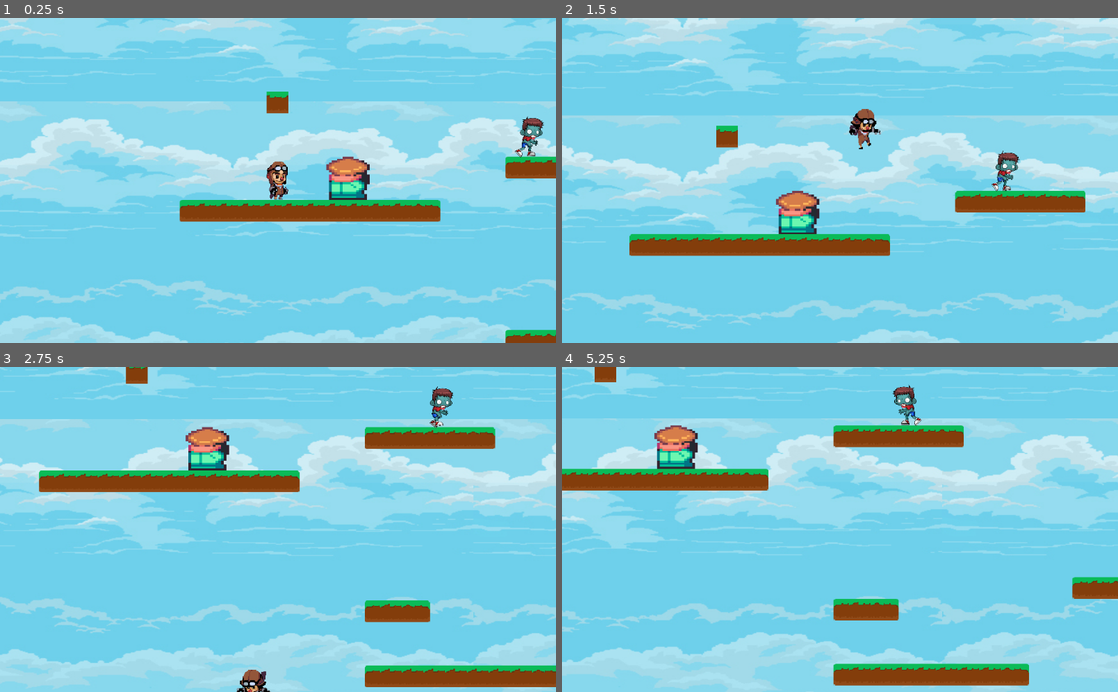
Above: before the commit, frames 1-4 (two rows, left to right).
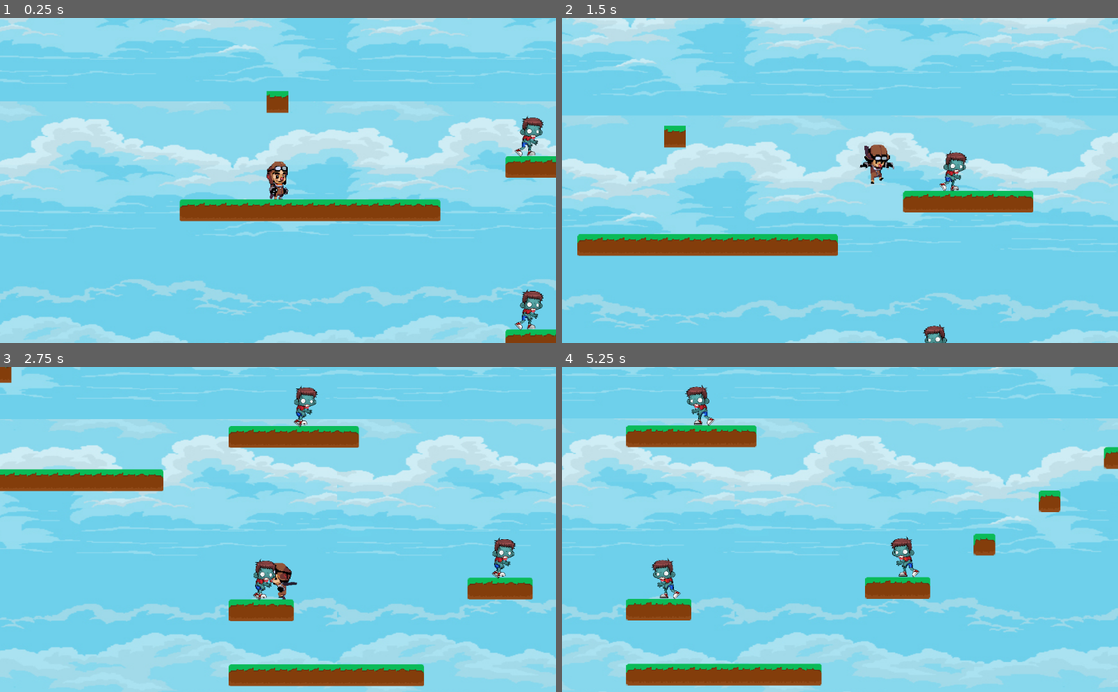
Above: after the commit, the same moments.

Repository: NonADev/AviadorMario
Game: Godot game, scene res://scenes/Levels/AggressiveWorld.tscn
Two runs of this game, one before a commit and one after it. Both use one fixed random seed, a clock stepped at 60 frames per second and the inputs below.
Inputs:
- Up to frame 1 (0.25 s): no input
- Up to frame 2 (1.5 s): hold Right (ui_right) from 0.53 s (still down); tap Up (ui_up) at 0.6, 0.77, 1.07, 1.35 s
- Up to frame 3 (2.75 s): tap Up (ui_up) at 1.52, 1.82, 2.1 s; release Right (ui_right) at 2.03 s; hold Left (ui_left) from 2.03 s (still down)
- Up to frame 4 (5.25 s): release Left (ui_left) at 2.78 s; hold Right (ui_right) 2.78-4.28 s; tap Up (ui_up) at 2.85, 3.02, 3.32, 3.6, 3.77, 4.07, 4.35, 4.52, 4.82, 5.1 s; hold Left (ui_left) 4.28-5.03 s; hold Right (ui_right) from 5.03 s (still down)

The runs differ from the first frame. In frame 1, 2.0% of the frame differs, in the area x 32-100%, y 22-99%; in frame 2, 34%; in frame 3, 41%, in the area x 0-100%, y 0-100%; in frame 4, 39%.

Commit message:
adicionado damage no zombie

Diff:
--- a/scenes/GeneralScenes/Monster.tscn
+++ b/scenes/GeneralScenes/Monster.tscn
@@ -45,6 +45,7 @@
 height = 34.178
 
 [node name="Monster" type="StaticBody2D"]
+collision_layer = 4
 script = ExtResource( 11 )
 __meta__ = {
 "_edit_group_": true
--- a/scenes/GeneralScenes/Player.tscn
+++ b/scenes/GeneralScenes/Player.tscn
@@ -15,11 +15,6 @@
 
 [sub_resource type="SpriteFrames" id=1]
 animations = [ {
-"frames": [ ExtResource( 11 ), ExtResource( 8 ), ExtResource( 6 ), ExtResource( 1 ), ExtResource( 9 ), ExtResource( 5 ) ],
-"loop": true,
-"name": "Run",
-"speed": 10.0
-}, {
 "frames": [ ExtResource( 7 ) ],
 "loop": true,
 "name": "Idle",
@@ -28,11 +23,19 @@
 "frames": [ ExtResource( 10 ), ExtResource( 4 ), ExtResource( 12 ), ExtResource( 3 ) ],
 "loop": false,
 "name": "Jump",
-"speed": 3.0
+"speed": 4.0
+}, {
+"frames": [ ExtResource( 11 ), ExtResource( 8 ), ExtResource( 6 ), ExtResource( 1 ), ExtResource( 9 ), ExtResource( 5 ) ],
+"loop": true,
+"name": "Run",
+"speed": 10.0
 } ]
 
 [sub_resource type="RectangleShape2D" id=2]
 extents = Vector2( 14.5472, 29 )
+
+[sub_resource type="RectangleShape2D" id=3]
+extents = Vector2( 6.87766, 1.72766 )
 
 [node name="Player" type="KinematicBody2D"]
 position = Vector2( 448, 256.14 )
@@ -47,9 +50,18 @@
 animation = "Idle"
 offset = Vector2( 16, 16 )
 
+[node name="CollisionPolygon2D2" type="CollisionPolygon2D" parent="."]
+position = Vector2( -0.135406, 16.1403 )
+polygon = PoolVector2Array( 22.5971, -7.78711, 31.4404, 4.56015, 23.4314, 47.9424, 10.9173, 47.9424, 2.07391, 5.56131, 11.7516, -7.95398 )
+
 [node name="CollisionShape" type="CollisionShape2D" parent="."]
+visible = false
 position = Vector2( 15.8646, 35.9286 )
 shape = SubResource( 2 )
+disabled = true
+__meta__ = {
+"_editor_description_": "DESATIVADO JA QUE COLOQUEI O CollisionPolygon2D"
+}
 
 [node name="Camera" type="Camera2D" parent="."]
 position = Vector2( 16.8548, 35.9188 )
@@ -63,5 +75,13 @@
 smoothing_enabled = true
 
 [node name="Pes" type="Area2D" parent="."]
+position = Vector2( 17.0141, 62.8459 )
+collision_layer = 4
+collision_mask = 4
+__meta__ = {
+"_edit_group_": true
+}
 
 [node name="Shape" type="CollisionShape2D" parent="Pes"]
+shape = SubResource( 3 )
+[connection signal="body_entered" from="Pes" to="." method="_on_Pes_body_entered"]
--- a/scenes/Levels/AggressiveWorld.tscn
+++ b/scenes/Levels/AggressiveWorld.tscn
@@ -17,6 +17,7 @@
 
 [node name="Player" parent="." instance=ExtResource( 2 )]
 RESPAWN_POSITION = Vector2( 448, 256 )
+SPEED = 400
 
 [node name="TileMap" type="TileMap" parent="."]
 tile_set = ExtResource( 4 )
@@ -27,6 +28,13 @@
 [node name="Monster" parent="." instance=ExtResource( 13 )]
 position = Vector2( 832, 224 )
 
+[node name="Monster2" parent="." instance=ExtResource( 13 )]
+position = Vector2( 832, 480 )
+DISTANCE = 30.0
+
+[node name="Monster3" parent="." instance=ExtResource( 13 )]
+position = Vector2( 1184, 448 )
+DISTANCE = 30.0
+
 [node name="Passagem" parent="." instance=ExtResource( 3 )]
-position = Vector2( 568, 288 )
 cenas = "res://scenes/Levels/PacifyWorld.tscn"
--- a/scripts/Monster.gd
+++ b/scripts/Monster.gd
@@ -9,10 +9,16 @@
 var final_position;
 const SPEED = 0.5;
 
+
 func _ready():
 	$Sprite.play("Walk");
 	initial_position = position.x;
 	final_position = initial_position + DISTANCE;
+
+
+func damage():
+	self.queue_free();
+
 
 func _process(_delta):
 	if(!WALK):
--- a/scripts/Player.gd
+++ b/scripts/Player.gd
@@ -1,11 +1,12 @@
 extends KinematicBody2D;
 
 export(Vector2) var RESPAWN_POSITION = Vector2(0, 0);
+export(int) var SPEED = 300;
+export(bool) var DOUBLE_JUMP = true;
+export(int) var JUMP_HEIGHT = -390;
 
 const UP = Vector2(0, -1);
 const GRAVITY = 14;
-const SPEED = 300;
-const JUMP_HEIGHT = -455;
 var motion = Vector2();
 var extraJump = false;
 
@@ -49,7 +50,7 @@
 		if(Input.is_action_just_pressed(button)): #Pulo no chão
 			motion.y = JUMP_HEIGHT; #distancia do pulo
 	else: #se estiver voando animação de queda e pulo duplo
-		if(Input.is_action_just_pressed(button) && extraJump): #Pulo extra
+		if(DOUBLE_JUMP && Input.is_action_just_pressed(button) && extraJump): #Pulo extra
 			extraJump = false; #gasta o pulo
 			motion.y = JUMP_HEIGHT*0.85; #distancia do pulo
 			$SpriteAnimation.frame = 0; #reseta animação do pulo
@@ -64,9 +65,14 @@
 
 
 func playerCommandsHandler(acceleration): #controlador de comandos do player
-	playerMovement("ui_left", "ui_right",acceleration);
+	playerMovement("ui_left", "ui_right", acceleration);
 	playerJump("ui_up");
 	playerRespawn("ui_down", RESPAWN_POSITION);
+
+
+func _on_Pes_body_entered(body):
+	motion.y = JUMP_HEIGHT;
+	body.damage();
 
 
 func _physics_process(_delta):
Not shown: 1 places in scenes/GeneralScenes/Player.tscn that only renumber resources
